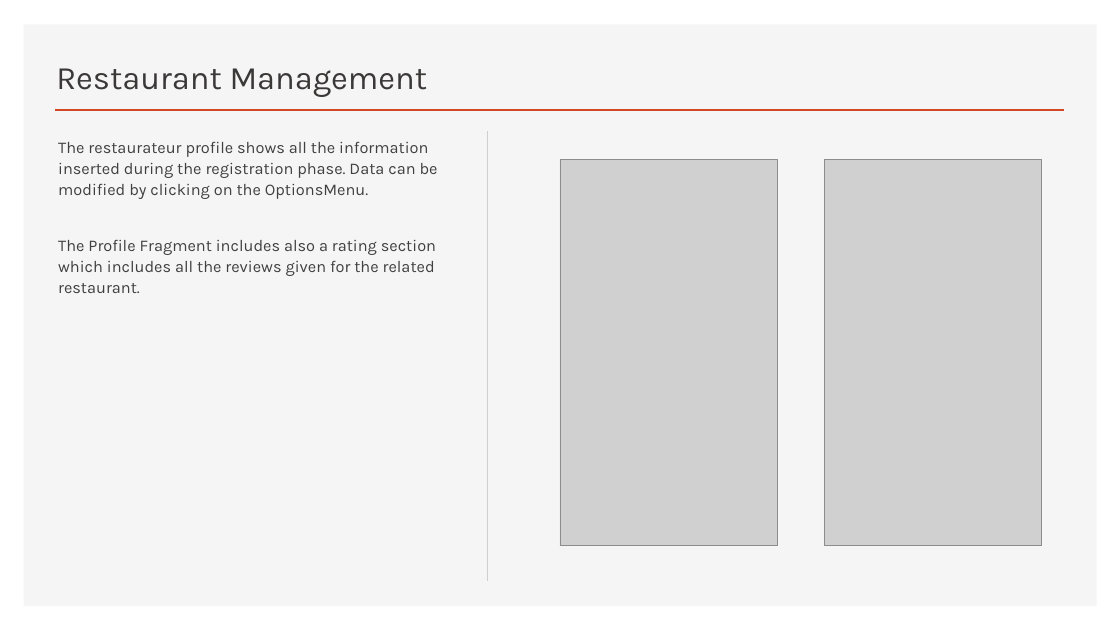
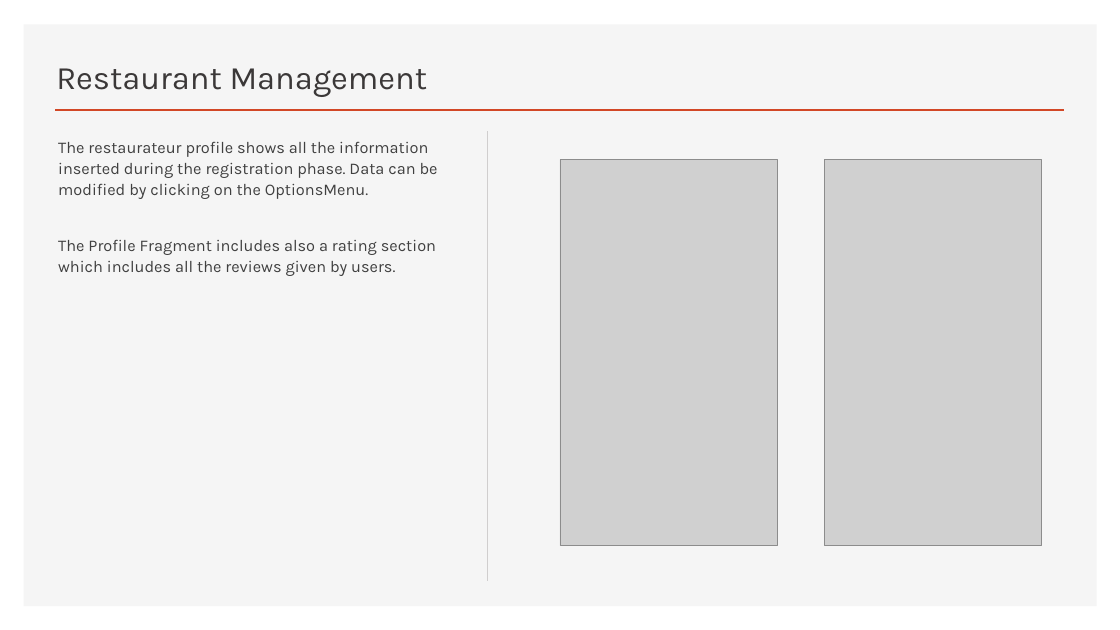
Before and after one commit to androidmaycry/APPetit, a slide deck: slide 6 of APPetit Presentation.pptx. Drawn at 1120x630 pixels with LibreOffice and Linux fonts; fonts in the diff are those of the drawing; grey boxes stand for pictures. Boxes give left, top, right and bottom in pixels: in the first picture for what was removed or moved away, otherwise in the second. Text is boxed around its words. In the diff, an @@ line names an element or a change of style, - is before the commit and + after.

Commit message:
presentation review

```diff
--- a/APPetit Presentation.pptx
+++ b/APPetit Presentation.pptx
@@ text at (58, 239, 436, 276): text changed @@
-The Profile Fragment includes also a rating section which includes all the reviews given for the related restaurant.
+The Profile Fragment includes also a rating section which includes all the reviews given by users.
```
Also in this commit, not shown: 8 other slides changed.
